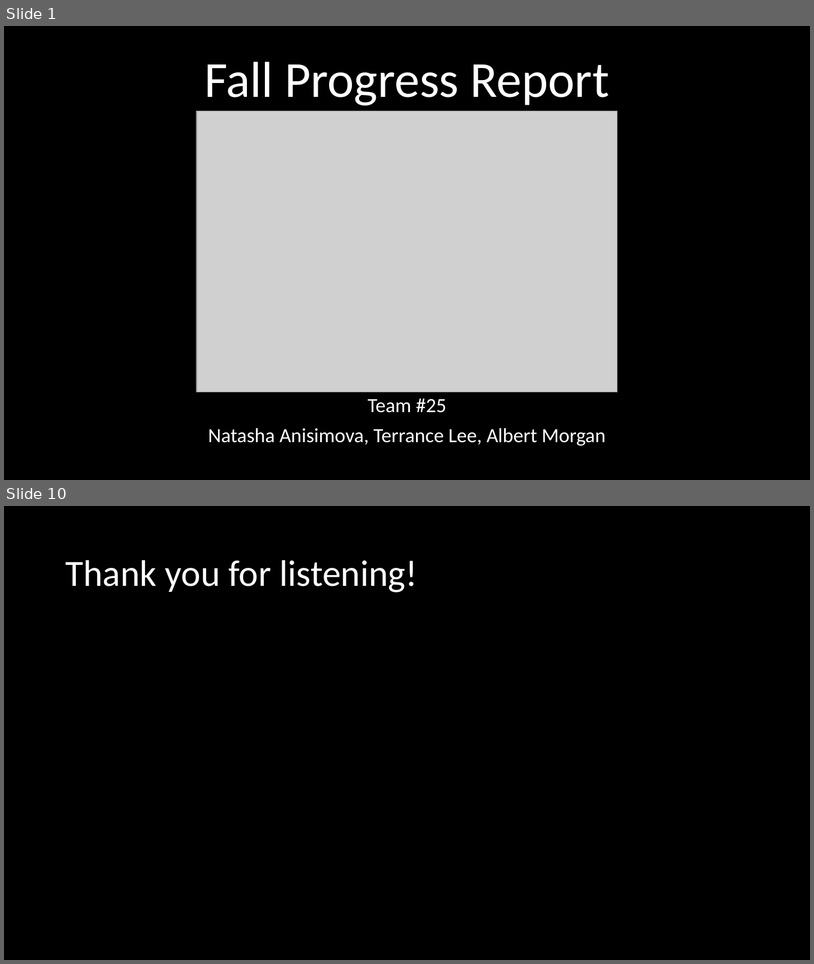
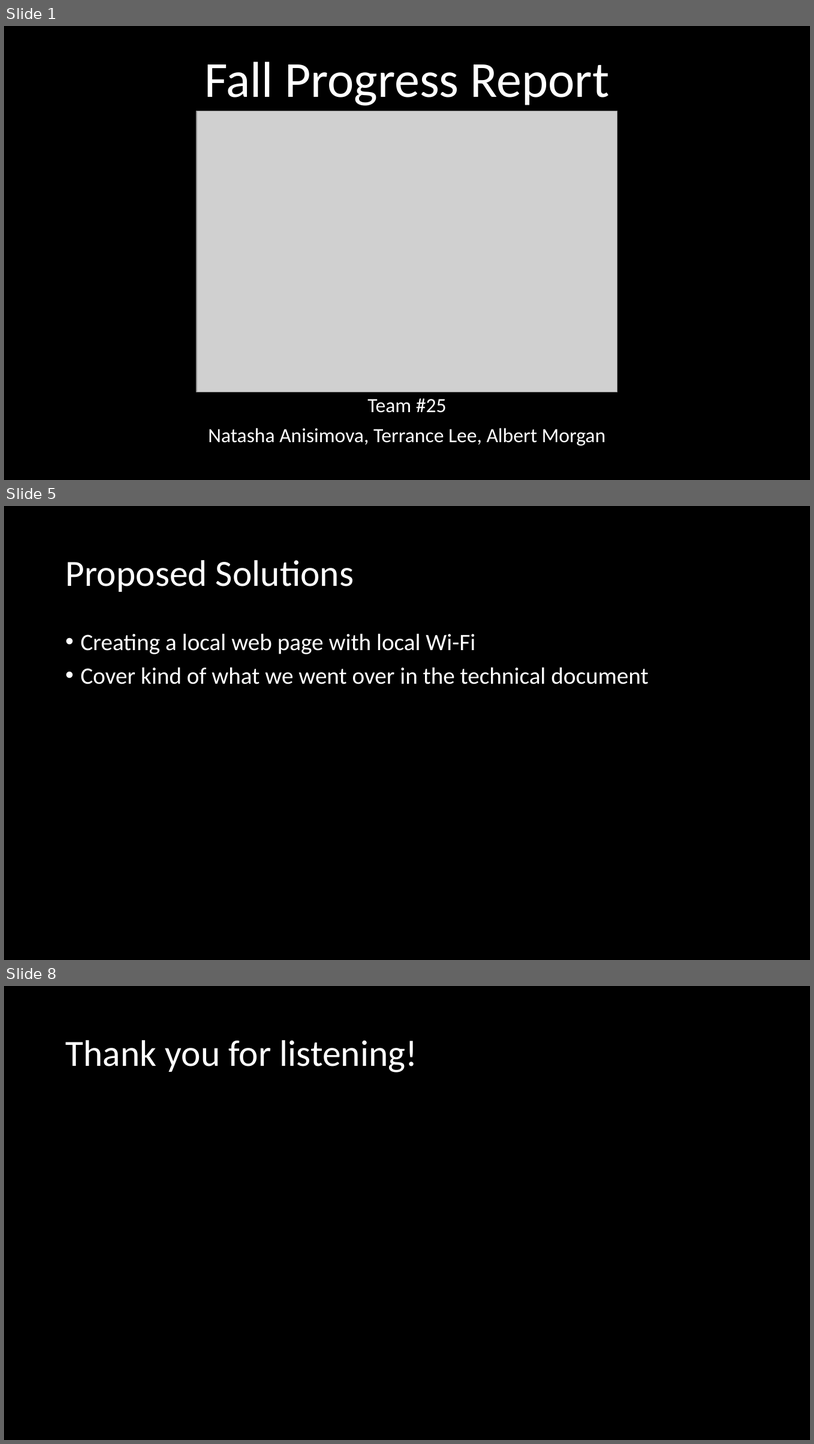
Before and after one commit to 100k-rocketry/groundstation, a slide deck: doc/presentations/FallProgressReport.pptx. Shown one above the other, each under a label of ours: slides 1 and 10 before the commit, slides 1, 5 and 8 after it; the slides between them are not shown. The pictures are 814x964 and 814x1444 pixels, drawn with LibreOffice and Linux fonts; fonts in the diff are those of the drawing; grey boxes stand for pictures. Boxes give left, top, right and bottom in pixels: in the first picture for what was removed or moved away, otherwise in the second. Text is boxed around its words. In the diff, an @@ line names an element or a change of style, - is before the commit and + after.

```diff
--- a/doc/presentations/FallProgressReport.pptx
+++ b/doc/presentations/FallProgressReport.pptx
@@ slide 5 added at [4, 506, 810, 960], background #000000 @@
@@ title added at [65, 560, 354, 592], 44 pt, text #FFFFFF @@
+Proposed Solutions
@@ text added at [81, 633, 648, 684], 28 pt, text #FFFFFF @@
+• Creating a local web page with local Wi-Fi
+• Cover kind of what we went over in the technical document
@@ what was slide 10 is now slide 8 @@
```
Also in this commit, not shown: 1 slide changed, 4 other slides added, 7 slides removed.
